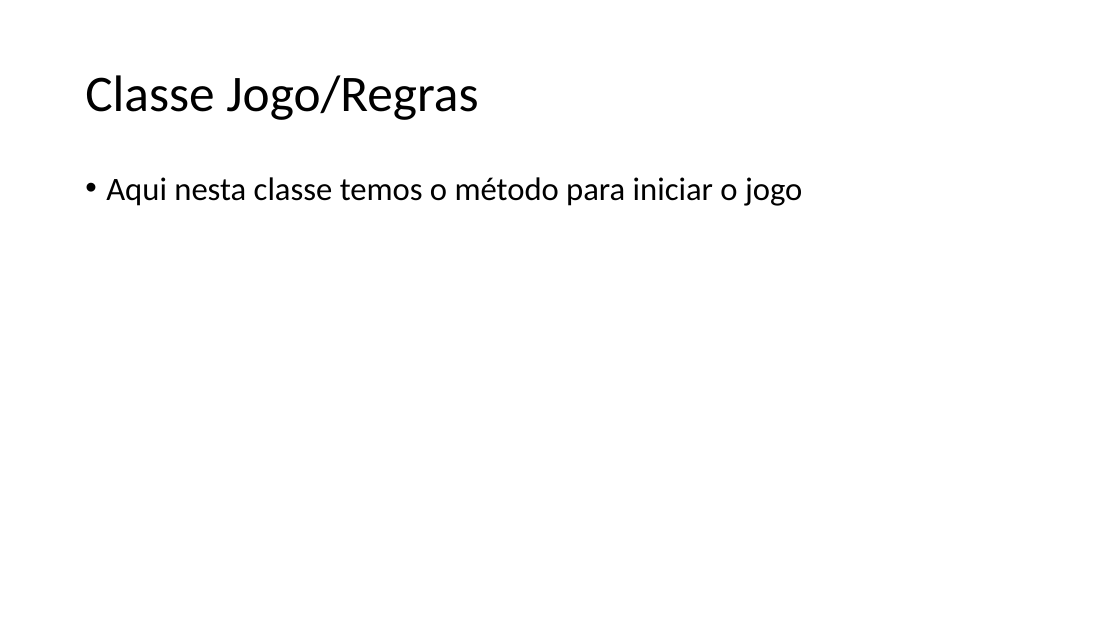
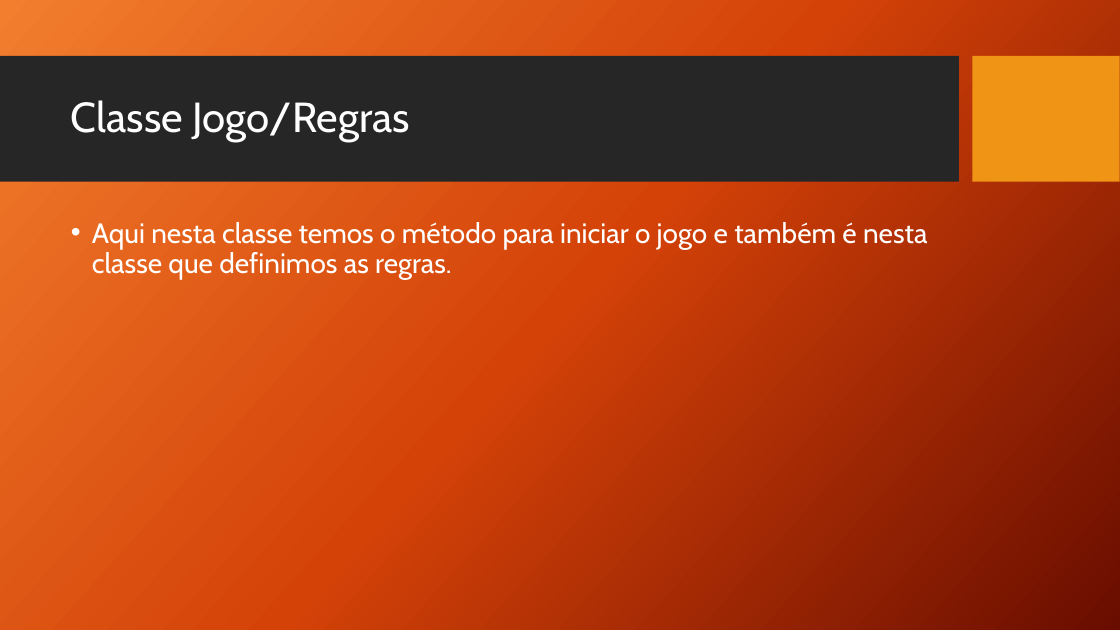
Before and after one commit to wolfmanPires/LDP, a slide deck: slide 8 of Damas.pptx (slide 6 before the commit). Drawn at 1120x630 pixels with LibreOffice and Linux fonts; fonts in the diff are those of the drawing; background and template pictures are left out. Boxes give left, top, right and bottom in pixels: in the first picture for what was removed or moved away, otherwise in the second. Text is boxed around its words. In the diff, an @@ line names an element or a change of style, - is before the commit and + after.

```diff
--- a/Damas.pptx
+++ b/Damas.pptx
@@ background #FFFFFF to picture (left out) @@
@@ rectangle added at bbox=[0, 56, 959, 182], fill #262626 @@
@@ rectangle added at bbox=[973, 56, 1120, 182], fill #F09415 @@
@@ title "Classe Jogo/Regras": place and size @@
-title "Classe Jogo/Regras" at bbox=[85, 75, 478, 120]
+title "Classe Jogo/Regras" at bbox=[71, 100, 410, 142]
@@ title "Classe Jogo/Regras" at bbox=[71, 100, 410, 142]: size 44 to 36 pt, font Calibri to Cabin, text colour #000000 to #FFFFFF @@
@@ text at bbox=[92, 222, 927, 279]: text changed; size 28 to 24 pt; font Calibri to Cabin; text colour #000000 to #FFFFFF @@
-• Aqui nesta classe temos o método para iniciar o jogo
+• Aqui nesta classe temos o método para iniciar o jogo e também é nesta classe que definimos as regras.
```
Also in this commit, not shown: 5 other slides changed, 2 slides added.
